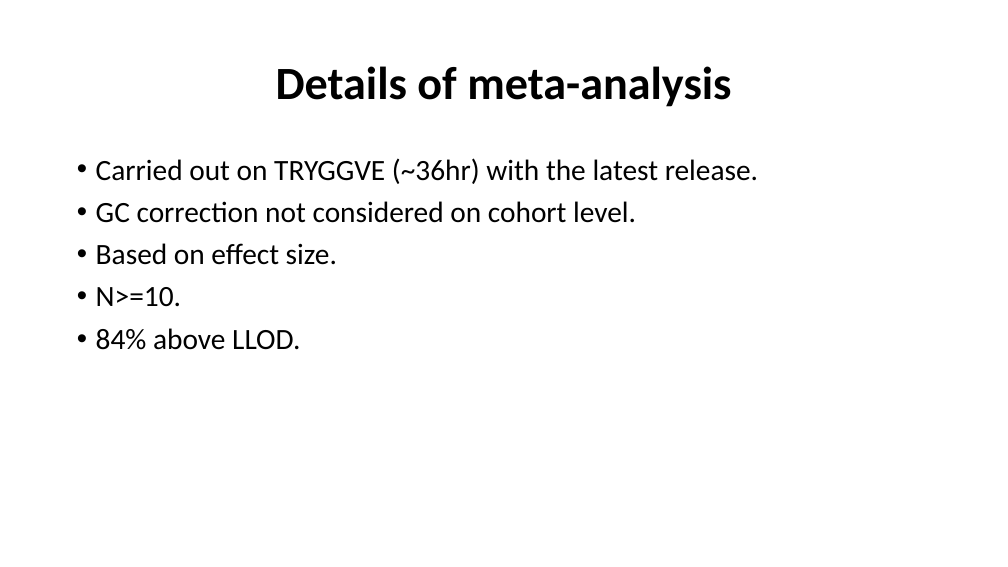
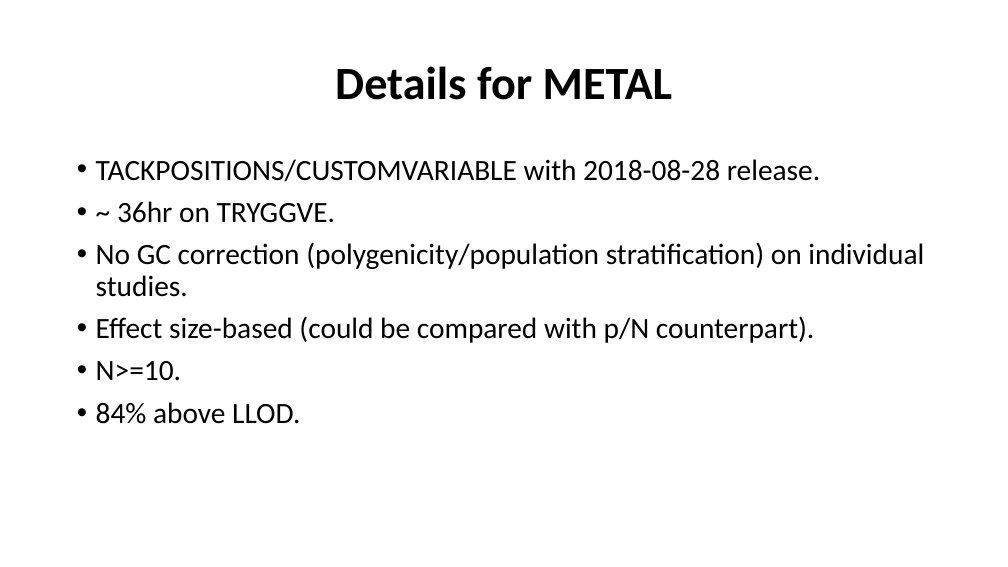
Before and after one commit to jinghuazhao/INF, a slide deck: slide 9 of doc/SCALLOP_INF1-120419.pptx. Drawn at 1008x567 pixels with LibreOffice and Linux fonts; fonts in the diff are those of the drawing. Boxes give left, top, right and bottom in pixels: in the first picture for what was removed or moved away, otherwise in the second. Text is boxed around its words. In the diff, an @@ line names an element or a change of style, - is before the commit and + after.

```diff
--- a/doc/SCALLOP_INF1-120419.pptx
+++ b/doc/SCALLOP_INF1-120419.pptx
@@ title at (335, 66, 673, 100): text changed @@
-Details of meta-analysis
+Details for METAL
@@ text at (96, 159, 924, 343): text changed @@
-• Carried out on TRYGGVE (~36hr) with the latest release.
-• GC correction not considered on cohort level.
-• Based on effect size.
+• TACKPOSITIONS/CUSTOMVARIABLE with 2018-08-28 release.
+• ~ 36hr on TRYGGVE.
+• No GC correction (polygenicity/population stratification) on individual studies.
+• Effect size-based (could be compared with p/N counterpart).
```
Also in this commit, not shown: 7 other slides changed, 16 other files.
